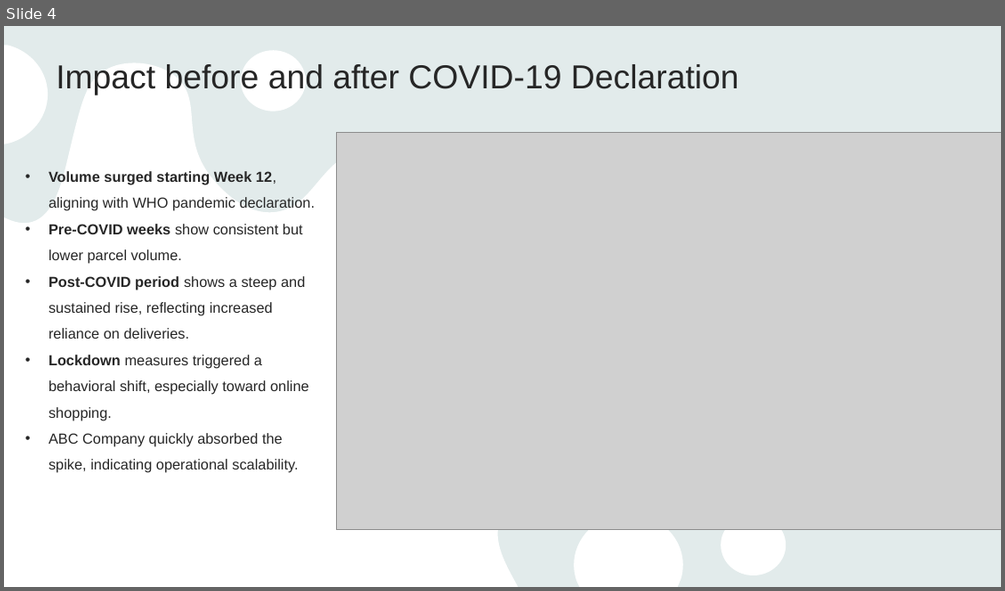
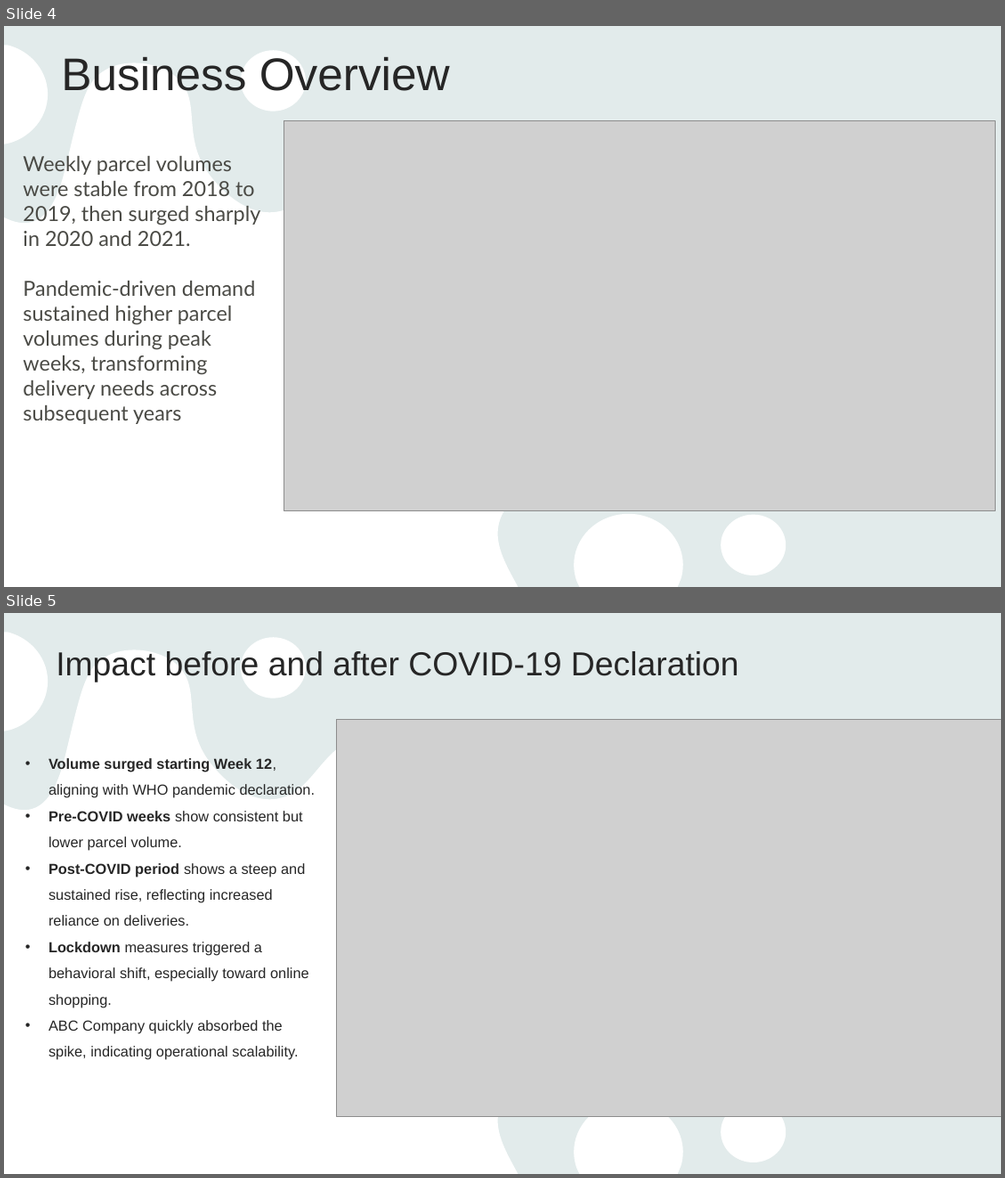
Before and after one commit to anhquanbui/finalprojectg7, a slide deck: Project.pptx. Shown one above the other, each under a label of ours: slide 4 before the commit, slides 4 and 5 after it. The pictures are 1005x591 and 1005x1178 pixels, drawn with LibreOffice and Linux fonts; fonts in the diff are those of the drawing; grey boxes stand for pictures. Boxes give left, top, right and bottom in pixels: in the first picture for what was removed or moved away, otherwise in the second. Text is boxed around its words. In the diff, an @@ line names an element or a change of style, - is before the commit and + after.

```diff
--- a/Project.pptx
+++ b/Project.pptx
@@ slide 4 added at [4,26,1001,587], background #E9F3F3; not listed: 2 template elements that a slide beside it also shows @@
@@ title added at [61,57,450,91], 44 pt, text #262626 @@
+Business Overview
@@ picture added at [284,120,995,510] @@
@@ text added at [23,156,260,424], 20 pt, text #4A4A45 @@
+Weekly parcel volumes were stable from 2018 to 2019, then surged sharply in 2020 and 2021.
+Pandemic-driven demand sustained higher parcel volumes during peak weeks, transforming delivery needs across subsequent years
@@ what was slide 4 is now slide 5 @@
```
Also in this commit, not shown: 4 slides changed, 5 other slides added, 6 slides removed.
